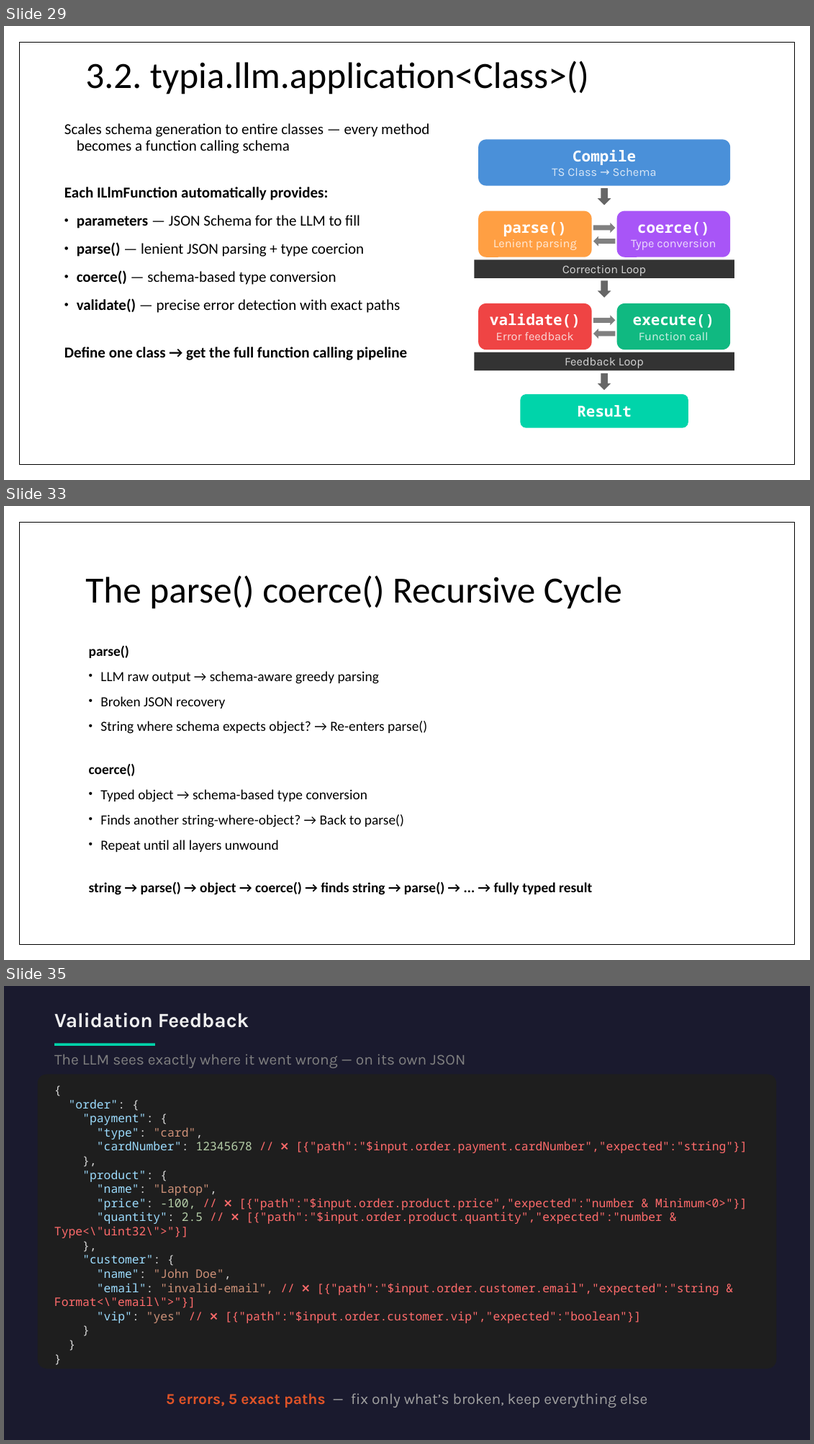
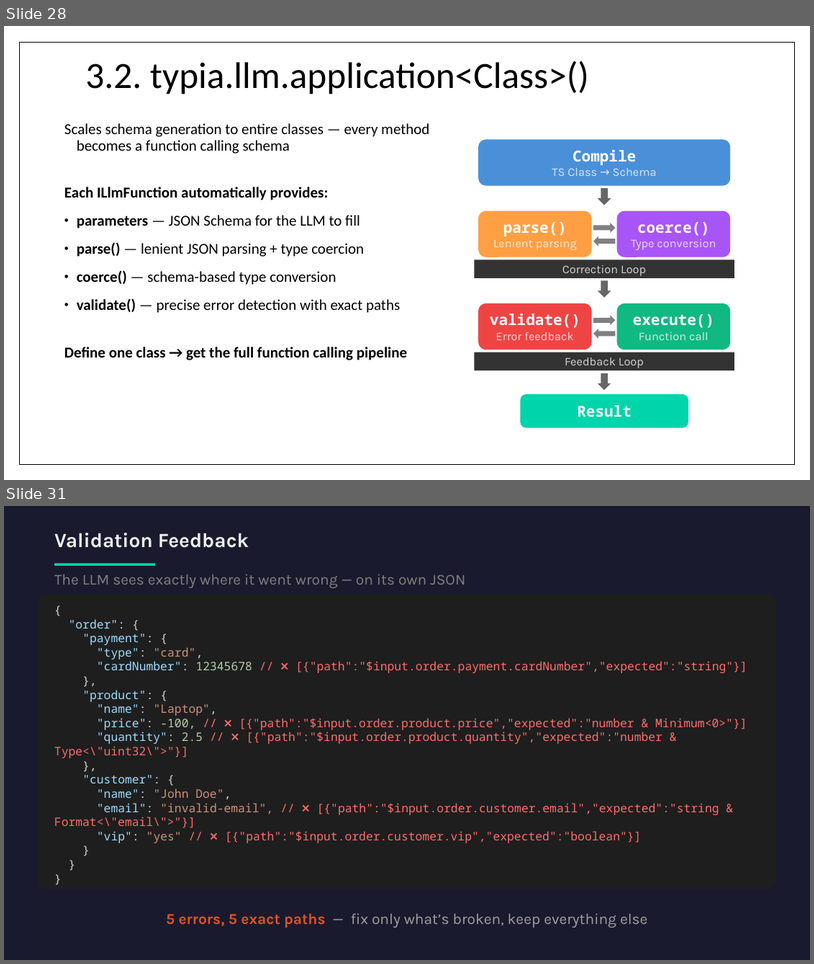
Before and after one commit to wrtnlabs/autobe, a slide deck: website/public/seminars/20260326-qwen-meetup-korea.pptx. Shown one above the other, each under a label of ours: slides 29, 33 and 35 before the commit, slides 28 and 31 after it; the slides between them are not shown. The pictures are 814x1444 and 814x964 pixels, drawn with LibreOffice and Linux fonts; fonts in the diff are those of the drawing. Boxes give left, top, right and bottom in pixels: in the first picture for what was removed or moved away, otherwise in the second. Text is boxed around its words. In the diff, an @@ line names an element or a change of style, - is before the commit and + after.

```diff
--- a/website/public/seminars/20260326-qwen-meetup-korea.pptx
+++ b/website/public/seminars/20260326-qwen-meetup-korea.pptx
@@ slide 33 removed at box(4, 506, 810, 960), background #FFFFFF; not listed: 1 template element that a slide beside it also shows @@
@@ title removed at box(85, 575, 622, 609) @@
-The parse() coerce() Recursive Cycle
@@ text removed at box(89, 645, 592, 895) @@
-parse()
-• LLM raw output → schema-aware greedy parsing
-• Broken JSON recovery
-• String where schema expects object? → Re-enters parse()
-coerce()
-• Typed object → schema-based type conversion
-• Finds another string-where-object? → Back to parse()
-• Repeat until all layers unwound
-string → parse() → object → coerce() → finds string → parse() → ... → fully typed result
@@ what was slide 29 is now slide 28 @@
@@ what was slide 35 is now slide 31 @@
```
Also in this commit, not shown: 7 slides changed, 4 other slides removed.
